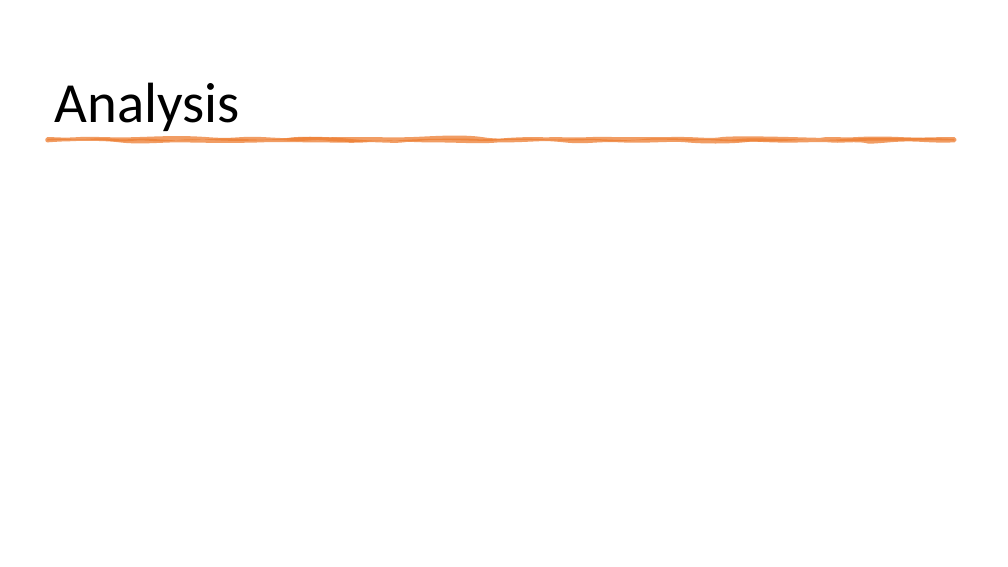
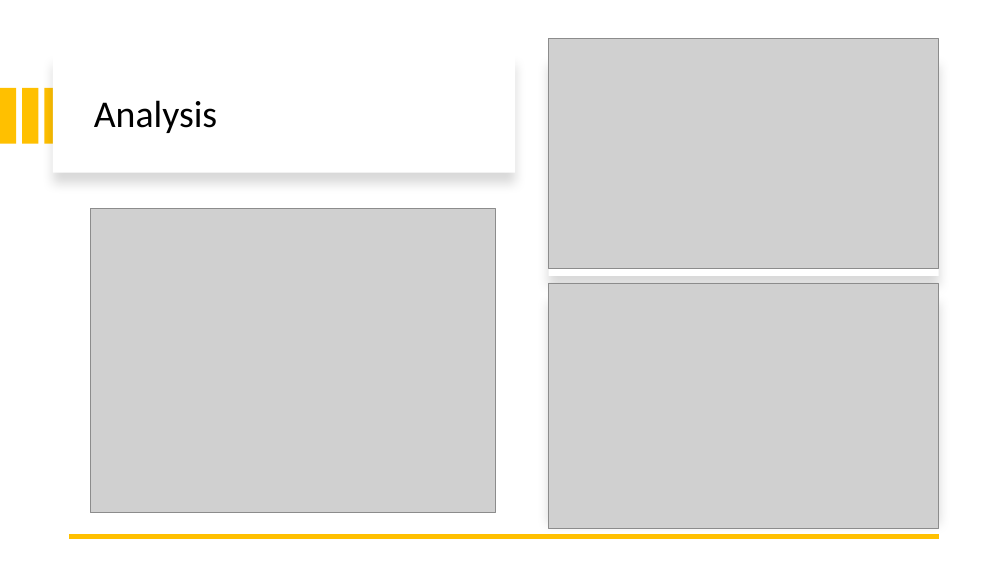
Before and after one commit to mbarre8/Project_1, a slide deck: slide 8 of Project1-PP.pptx (slide 7 before the commit). Drawn at 1008x567 pixels with LibreOffice and Linux fonts; fonts in the diff are those of the drawing; grey boxes stand for pictures. Boxes give left, top, right and bottom in pixels: in the first picture for what was removed or moved away, otherwise in the second. Text is boxed around its words. In the diff, an @@ line names an element or a change of style, - is before the commit and + after.

```diff
--- a/Project1-PP.pptx
+++ b/Project1-PP.pptx
@@ rectangle added at <box>53,54,515,173</box>, fill #FFFFFF @@
@@ rectangle added at <box>549,54,939,276</box>, fill #FFFFFF @@
@@ picture added at <box>549,39,939,268</box> @@
@@ rectangle added at <box>0,88,16,144</box>, fill #FFC000 @@
@@ rectangle added at <box>22,88,38,144</box>, fill #FFC000 @@
@@ rectangle added at <box>45,88,60,144</box>, fill #FFC000 @@
@@ title "Analysis": place and size @@
-title "Analysis" at <box>55,82,240,131</box>
+title "Analysis" at <box>94,100,217,133</box>
@@ title "Analysis" at <box>94,100,217,133</box>: size 54 to 36 pt; vertical alignment bottom to middle @@
@@ freeform shape removed at <box>48,139,955,141</box> @@
@@ picture added at <box>90,209,495,513</box> @@
@@ rectangle added at <box>549,292,939,513</box>, fill #FFFFFF @@
@@ picture added at <box>549,283,939,529</box> @@
@@ line added from (939, 537) to (70, 537), #FFC000 4.5 pt @@
```
Also in this commit, not shown: 5 other slides changed, 3 slides added, 2 slides removed, 24 other files.
